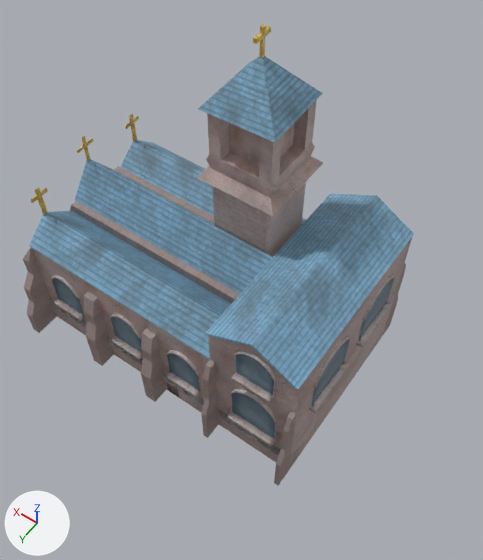
One commit to the FBX model src/game/DRAGON_KINGDOM/fbx/church1.fbx: the scene before it, then after it.
One viewpoint serves both versions: a 50 mm lens placed at (-8.14, 11.42, 21.46), pointed at (-0.75, 1.08, 5.21). The lights are fixed; the arrows at lower left show +X, +Y and +Z. Where no turn or scale is listed for an object, it has been applied to the vertices. Vertices at the same position are counted once.
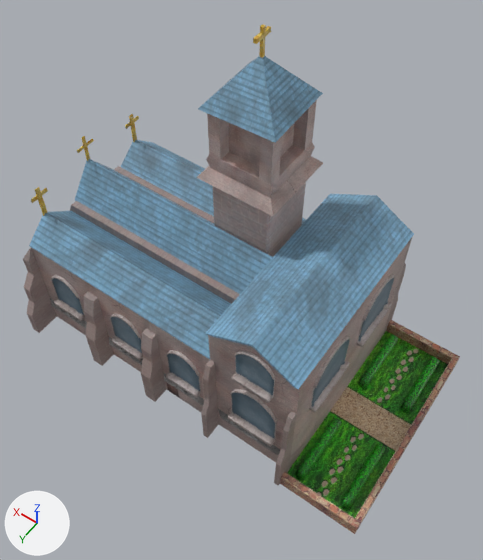
The newer file is also rescaled (x0.568), turned or shifted as a whole; pictures and numbers use the older file's frame.

Boxes [x1, y1, x2, y2] around the edits, measured in the pictures (483 x 560 px):
'polySurface45', reshaped (12% wider, 11% taller): before [23, 24, 414, 485]; after [23, 24, 460, 534]
part 1 of me_mesh, added: after [280, 320, 460, 534]
part 2 of me_mesh, added (green): after [295, 417, 341, 481]
part 3 of me_mesh, added (green): after [339, 444, 385, 510]
part 4 of me_mesh, added (green): after [400, 357, 440, 413]
part 5 of me_mesh, added (green): after [358, 334, 398, 388]

The change in detail:
Picture 'gardenUV.png' (img_gardenuv_png) is new.
Material 'lambert5' (mat_lambert5) is new.
Its texture is img_gardenuv_png.
me_mesh is used by ob_polysurface45; location (0.0, 0.0, 0.0).
me_mesh had 2375 vertices, 4248 faces and spanned x -4.56..7.3, y -4.1..4.35, z 0.0..12.43.
me_mesh now has 2544 vertices, 4528 faces and spans x -7.14..7.3, y -4.1..4.35, z -0.05..12.43.
me_mesh part 1: a new loose piece of 32 vertices spanning x -7.14..-4.29, y -3.66..3.91, z -0.05..0.5, in mat_lambert5 (picture img_gardenuv_png).
me_mesh part 2: a new loose piece of 24 vertices spanning x -4.92..-4.59, y 0.93..3.47, z 0.02..0.48, in mat_lambert5 (picture img_gardenuv_png).
me_mesh part 3: a new loose piece of 24 vertices spanning x -6.62..-6.29, y 0.93..3.47, z 0.02..0.48, in mat_lambert5 (picture img_gardenuv_png).
me_mesh part 4: a new loose piece of 24 vertices spanning x -6.62..-6.29, y -3.27..-0.73, z 0.02..0.48, in mat_lambert5 (picture img_gardenuv_png).
me_mesh part 5: a new loose piece of 24 vertices spanning x -4.92..-4.59, y -3.27..-0.73, z 0.02..0.48, in mat_lambert5 (picture img_gardenuv_png).
me_mesh now uses material mat_lambert5 (picture img_gardenuv_png).
